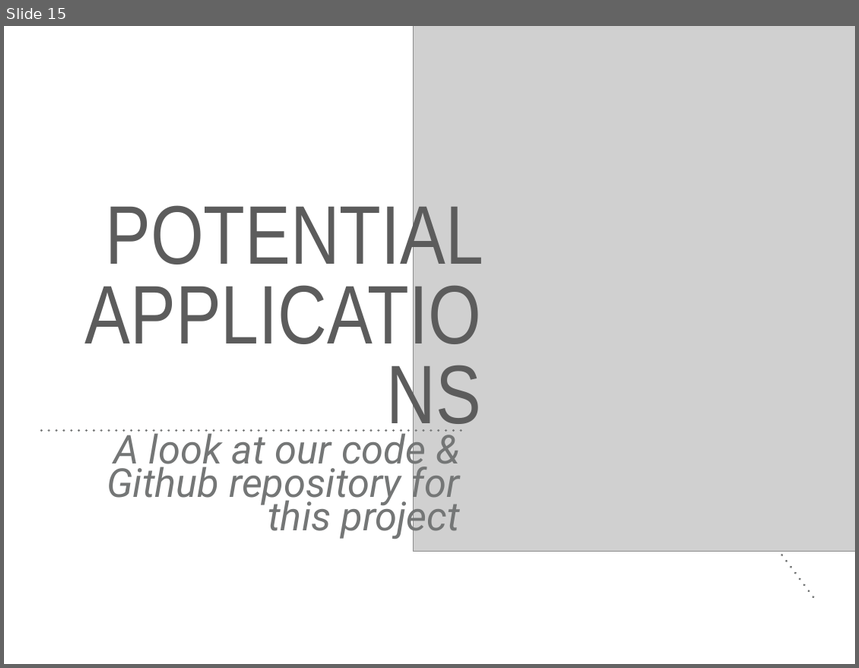
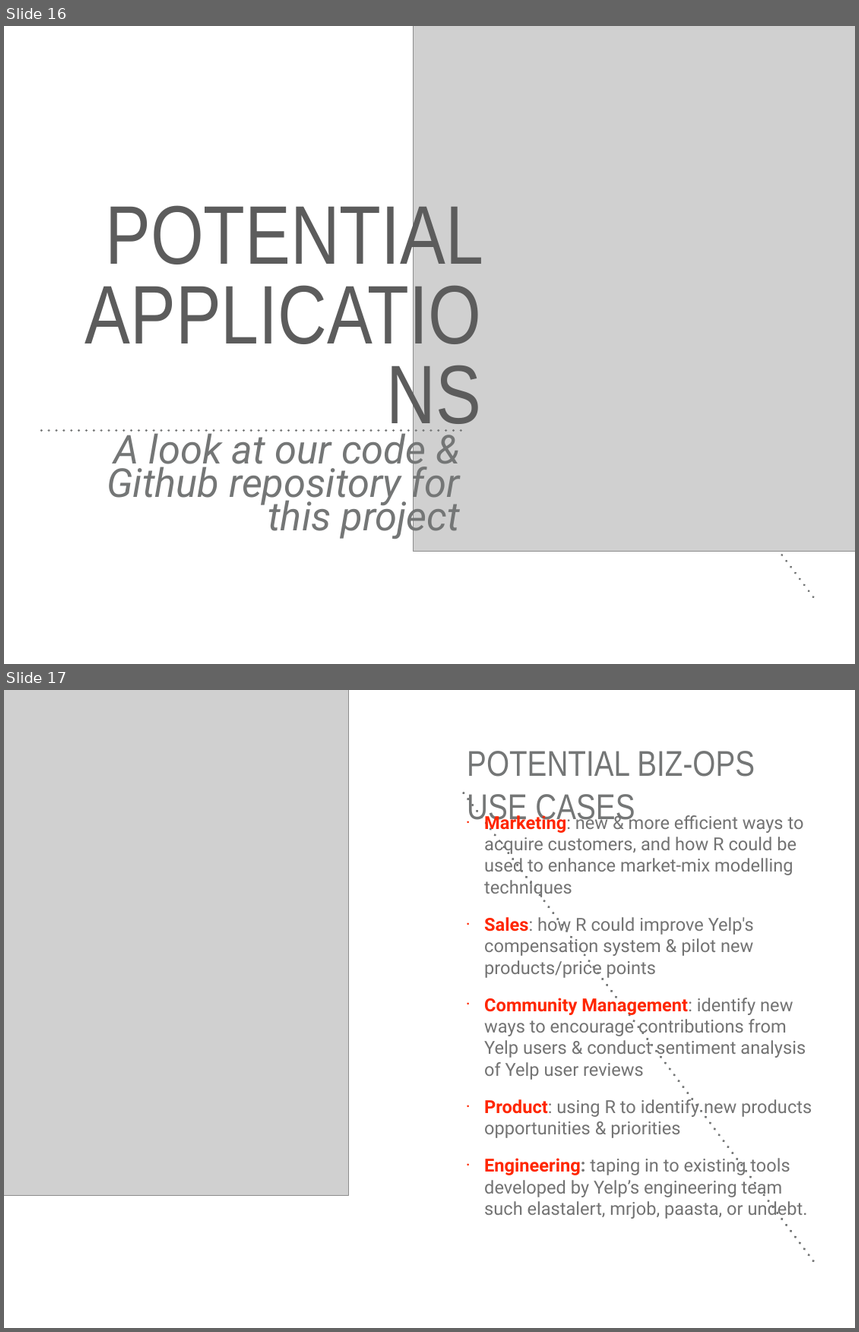
Before and after one commit to mgd1984/Yelp-Analytics-Dashboard, a slide deck: Yelp Biz Ops Dashboard Presentation .pptx. Shown one above the other, each under a label of ours: slide 15 before the commit, slides 16 and 17 after it. The pictures are 859x668 and 859x1332 pixels, drawn with LibreOffice and Linux fonts; fonts in the diff are those of the drawing; grey boxes stand for pictures. Boxes give left, top, right and bottom in pixels: in the first picture for what was removed or moved away, otherwise in the second. Text is boxed around its words. In the diff, an @@ line names an element or a change of style, - is before the commit and + after.

```diff
--- a/Yelp Biz Ops Dashboard Presentation .pptx
+++ b/Yelp Biz Ops Dashboard Presentation .pptx
@@ slide 17 added at <box>4,690,855,1328</box>, background #FFFFFF @@
@@ picture added at <box>4,690,349,1196</box> @@
@@ title added at <box>467,751,755,826</box>, 43.2 pt, text #747676 @@
+POTENTIAL BIZ-OPS USE CASES
@@ line added from (464, 793) to (817, 793), #747676 3 pt @@
@@ text added at <box>484,813,812,1220</box>, 21.6 pt, text #737373 @@
+• Marketing: new & more efficient ways to acquire customers, and how R could be used to enhance market-mix modelling techniques
+• Sales: how R could improve Yelp's compensation system & pilot new products/price points
+• Community Management: identify new ways to encourage contributions from Yelp users & conduct sentiment analysis of Yelp user reviews
+• Product: using R to identify new products opportunities & priorities
+• Engineering: taping in to existing tools developed by Yelp’s engineering team such elastalert, mrjob, paasta, or undebt.
@@ what was slide 15 is now slide 16 @@
```
Also in this commit, not shown: 2 slides changed, 4 other slides added, 3 slides removed, 1 other file.
